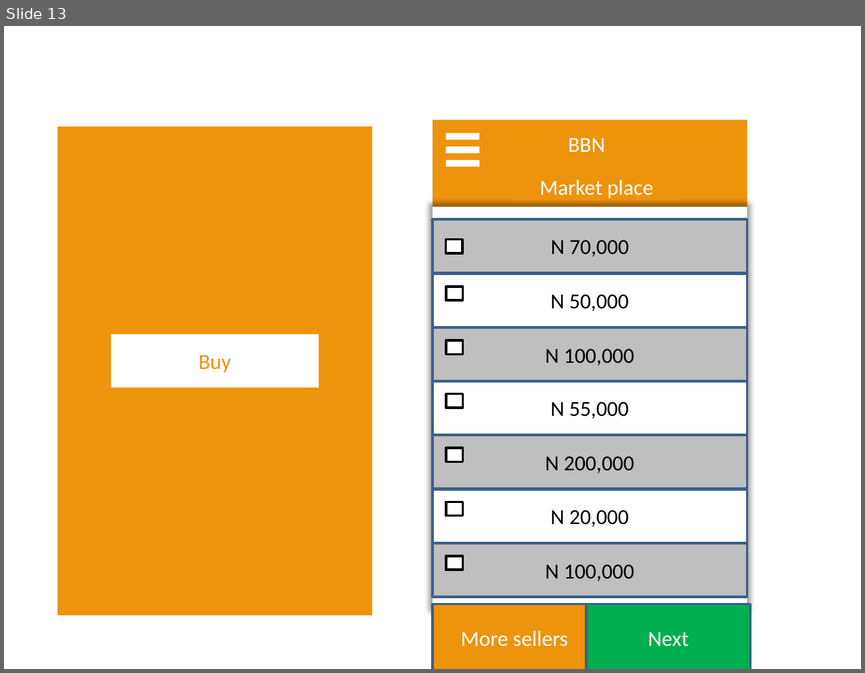
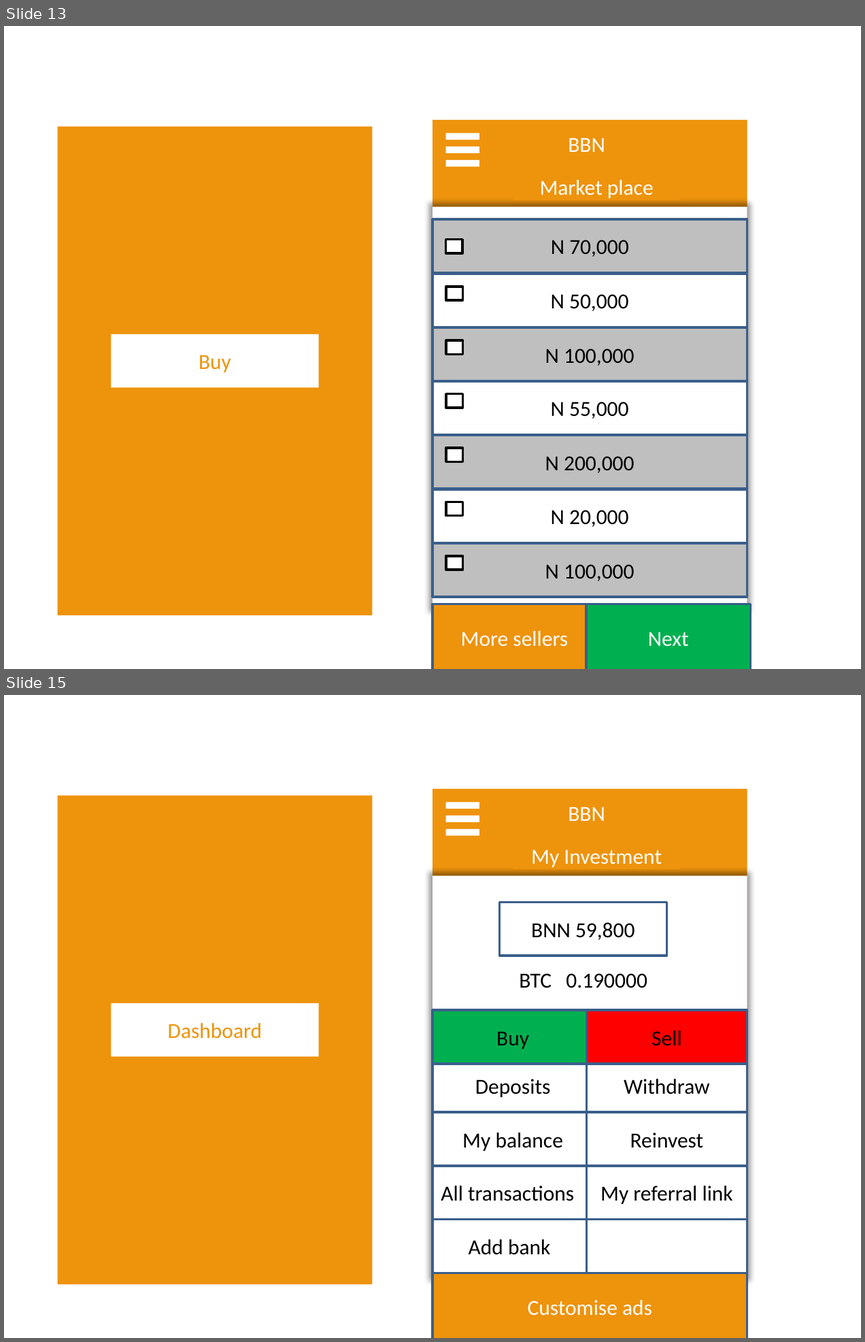
Before and after one commit to kleitz/BoonBuy, a slide deck: designs_mockups/Boonbuy Network app.pptx. Shown one above the other, each under a label of ours: slide 13 before the commit, slides 13 and 15 after it; the slides between them are not shown. The pictures are 865x673 and 865x1342 pixels, drawn with LibreOffice and Linux fonts; fonts in the diff are those of the drawing. Boxes give left, top, right and bottom in pixels: in the first picture for what was removed or moved away, otherwise in the second. Text is boxed around its words. In the diff, an @@ line names an element or a change of style, - is before the commit and + after.

```diff
--- a/designs_mockups/Boonbuy Network app.pptx
+++ b/designs_mockups/Boonbuy Network app.pptx
@@ slide 15 added at bbox=[4, 695, 861, 1338], background #FFFFFF @@
@@ rectangle added at bbox=[57, 795, 372, 1284], fill #EE930C @@
@@ rectangle added at bbox=[432, 788, 747, 1320], fill #EE930C @@
@@ rectangle added at bbox=[446, 802, 479, 809], fill #FFFFFF @@
@@ rectangle added at bbox=[446, 816, 479, 823], fill #FFFFFF @@
@@ text added at bbox=[568, 807, 605, 821], 18 pt, text #FFFFFF @@
+BBN
@@ rectangle added at bbox=[446, 829, 479, 836], fill #FFFFFF @@
@@ rectangle added at bbox=[513, 843, 680, 869], fill #EE930C, 18 pt, text #FFFFFF @@
+My Investment
@@ rectangle added at bbox=[432, 876, 747, 1278], fill #FFFFFF @@
@@ rectangle added at bbox=[499, 902, 666, 955], fill #FFFFFF, outline #3A5F8C 2 pt, 18 pt, text #000000 @@
+BNN 59,800
@@ rectangle added at bbox=[486, 971, 680, 988], fill #FFFFFF, outline #FFFFFF 2 pt, 18 pt, text #000000 @@
+BTC 0.190000
@@ rectangle added at bbox=[111, 1002, 318, 1057], fill #FFFFFF, 18 pt, text #EE930C @@
+Dashboard
@@ rectangle added at bbox=[432, 1011, 594, 1064], fill #00B050, outline #3A5F8C 2 pt, 18 pt, text #000000 @@
+Buy
@@ rectangle added at bbox=[587, 1011, 748, 1064], fill #FF0000, outline #3A5F8C 2 pt, 18 pt, text #000000 @@
+Sell
@@ rectangle added at bbox=[432, 1058, 594, 1113], fill #FFFFFF, outline #3A5F8C 2 pt, 18 pt, text #000000 @@
+Deposits
@@ rectangle added at bbox=[587, 1058, 748, 1113], fill #FFFFFF, outline #3A5F8C 2 pt, 18 pt, text #000000 @@
+Withdraw
@@ rectangle added at bbox=[432, 1113, 594, 1166], fill #FFFFFF, outline #3A5F8C 2 pt, 18 pt, text #000000 @@
+My balance
@@ rectangle added at bbox=[587, 1113, 748, 1166], fill #FFFFFF, outline #3A5F8C 2 pt, 18 pt, text #000000 @@
+Reinvest
@@ rectangle added at bbox=[432, 1166, 587, 1219], fill #FFFFFF, outline #3A5F8C 2 pt, 18 pt, text #000000 @@
+All transactions
@@ rectangle added at bbox=[587, 1166, 748, 1219], fill #FFFFFF, outline #3A5F8C 2 pt, 18 pt, text #000000 @@
+My referral link
@@ rectangle added at bbox=[432, 1219, 587, 1273], fill #FFFFFF, outline #3A5F8C 2 pt, 18 pt, text #000000 @@
+Add bank
@@ rectangle added at bbox=[587, 1219, 748, 1273], fill #FFFFFF, outline #3A5F8C 2 pt @@
@@ rectangle added at bbox=[432, 1272, 747, 1338], fill #EE930C, outline #3A5F8C 2 pt, 18 pt, text #FFFFFF @@
+Customise ads
```
Also in this commit, not shown: 12 other slides added, 27 other files.
